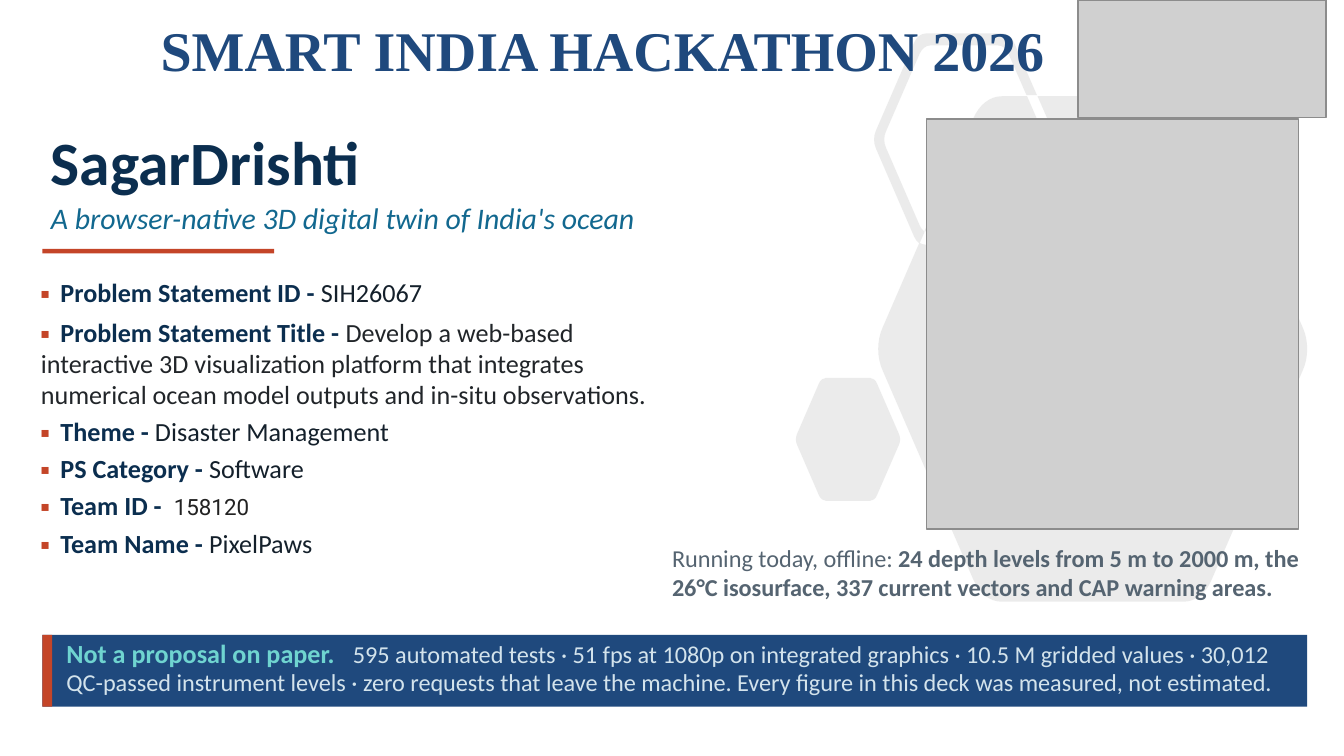
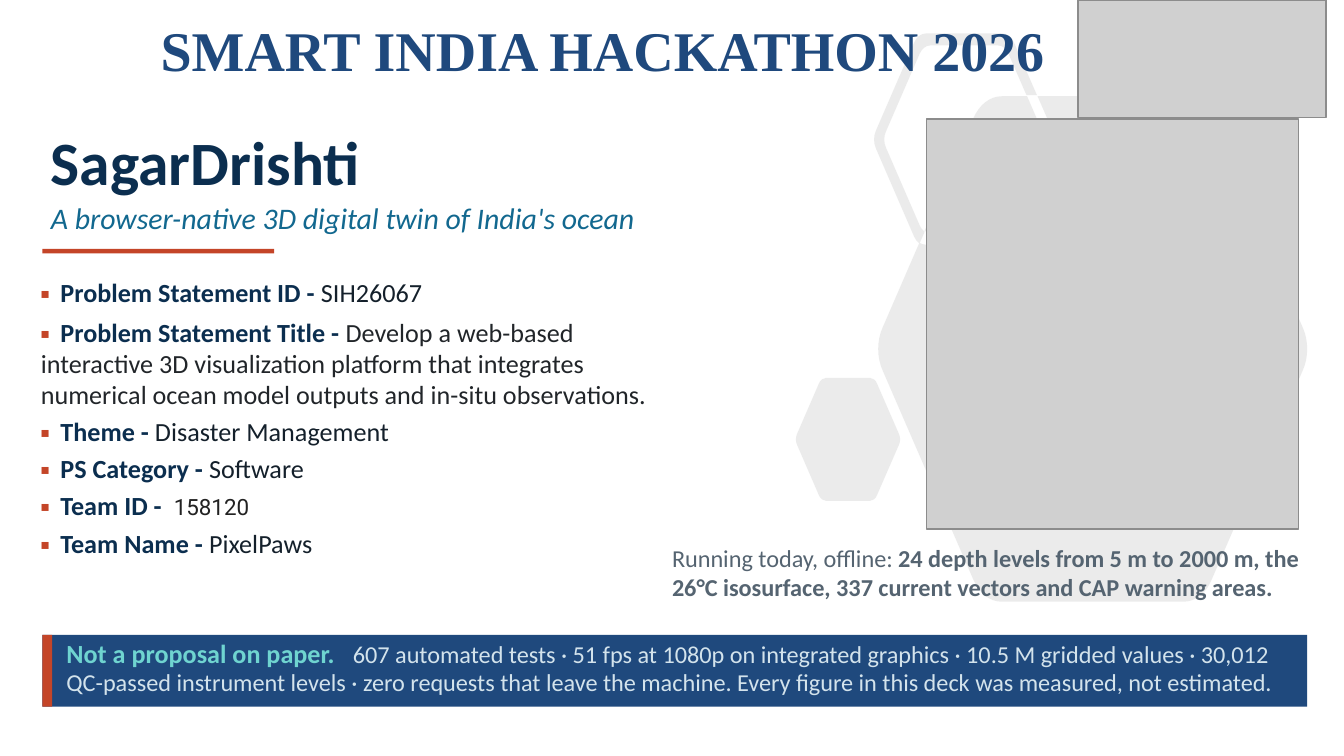
Before and after one commit to MONSTERBOY110/SagarDrishti, a slide deck: slide 1 of docs/submission/PixelPaws_SIH2026.pptx. Drawn at 1344x756 pixels with LibreOffice and Linux fonts; fonts in the diff are those of the drawing; grey boxes stand for pictures. Boxes give left, top, right and bottom in pixels: in the first picture for what was removed or moved away, otherwise in the second. Text is boxed around its words. In the diff, an @@ line names an element or a change of style, - is before the commit and + after.

```diff
--- a/docs/submission/PixelPaws_SIH2026.pptx
+++ b/docs/submission/PixelPaws_SIH2026.pptx
@@ text at <box>66,644,1271,695</box>: text changed @@
-Not a proposal on paper. 595 automated tests · 51 fps at 1080p on integrated graphics · 10.5 M gridded values · 30,012 QC-passed instrument levels · zero requests that leave the machine. Every figure in this deck was measured, not estimated.
+Not a proposal on paper. 607 automated tests · 51 fps at 1080p on integrated graphics · 10.5 M gridded values · 30,012 QC-passed instrument levels · zero requests that leave the machine. Every figure in this deck was measured, not estimated.
```
Also in this commit, not shown: 4 other slides changed, 35 other files.
